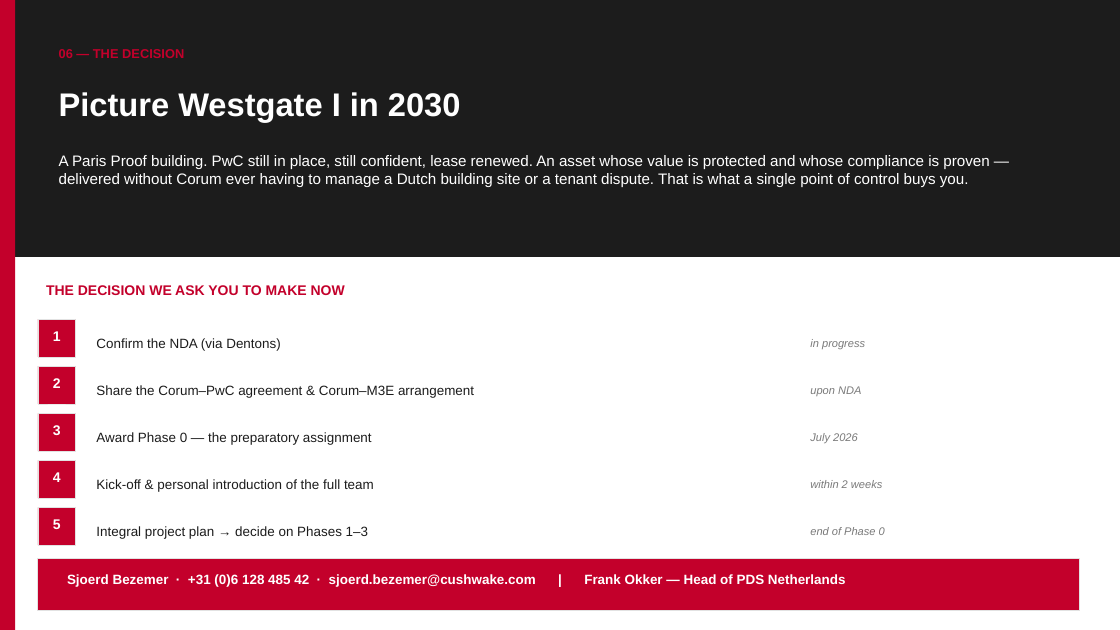
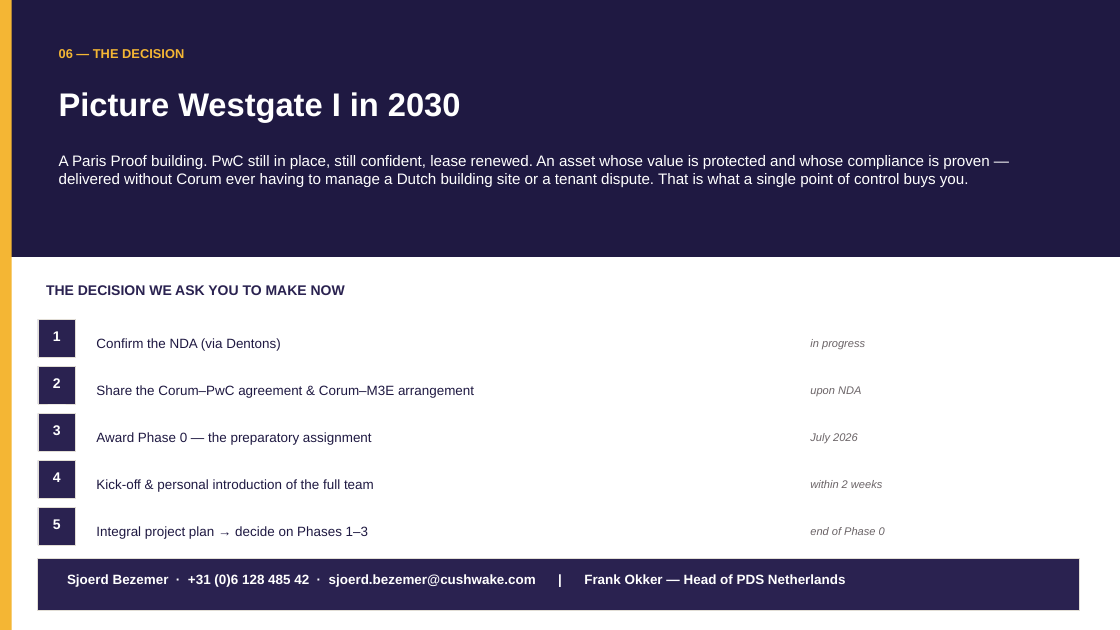
Before and after one commit to sjbezemer-cmyk/Solid-Base, a slide deck: slide 24 of corum-pitch/Corum-Westgate-I-Pitch-STYLED.pptx. Drawn at 1120x630 pixels with LibreOffice and Linux fonts; fonts in the diff are those of the drawing. Boxes give left, top, right and bottom in pixels: in the first picture for what was removed or moved away, otherwise in the second. Text is boxed around its words. In the diff, an @@ line names an element or a change of style, - is before the commit and + after.

```diff
--- a/corum-pitch/Corum-Westgate-I-Pitch-STYLED.pptx
+++ b/corum-pitch/Corum-Westgate-I-Pitch-STYLED.pptx
@@ rectangle at [0,0,1120,256]: fill #1C1C1C to #1F1942; outline #1C1C1C 0.75 pt to #1F1942 0.75 pt @@
@@ rectangle at [0,0,12,630]: fill #C3002B to #F4B634 @@
@@ text "06 — THE DECISION" at [59,49,184,58]: text colour #C3002B to #F4B634 @@
@@ text "THE DECISION WE ASK YOU ..." at [46,285,345,295]: text colour #C3002B to #2A2250 @@
@@ text colour #1C1C1C to #1F1942 in 5 elements at [96,338,281,351], [96,385,474,398], [96,432,372,445], [96,479,374,492], [96,526,368,539] @@
@@ text colour #7A7A7A to #6B6467 in 5 elements at [810,339,865,349], [810,386,861,396], [810,433,858,443], [810,480,882,488], [810,527,885,535] @@
@@ fill #C3002B to #2A2250; outline #E2E2E2 0.5 pt to #E2DED6 0.5 pt in 6 elements at [38,319,76,357], [38,366,76,404], [38,413,76,451], [38,460,76,498], [38,507,76,545], [38,559,1080,611] @@
```
Also in this commit, not shown: 22 other slides changed, 1 other file.
